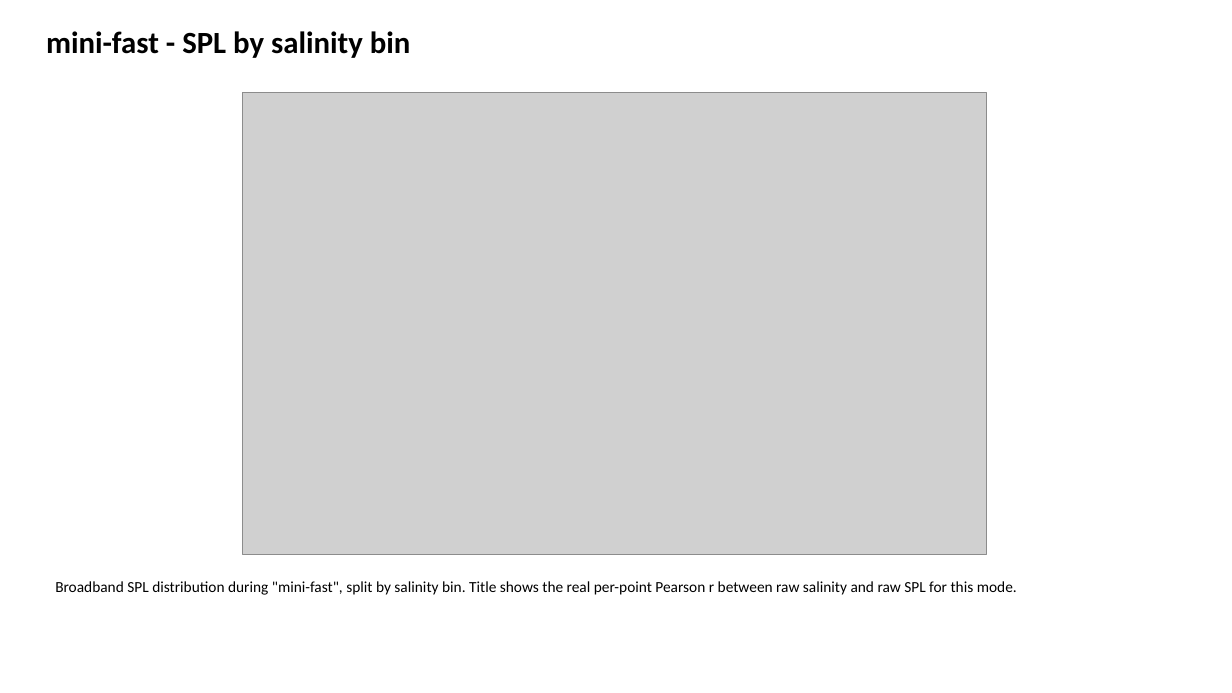
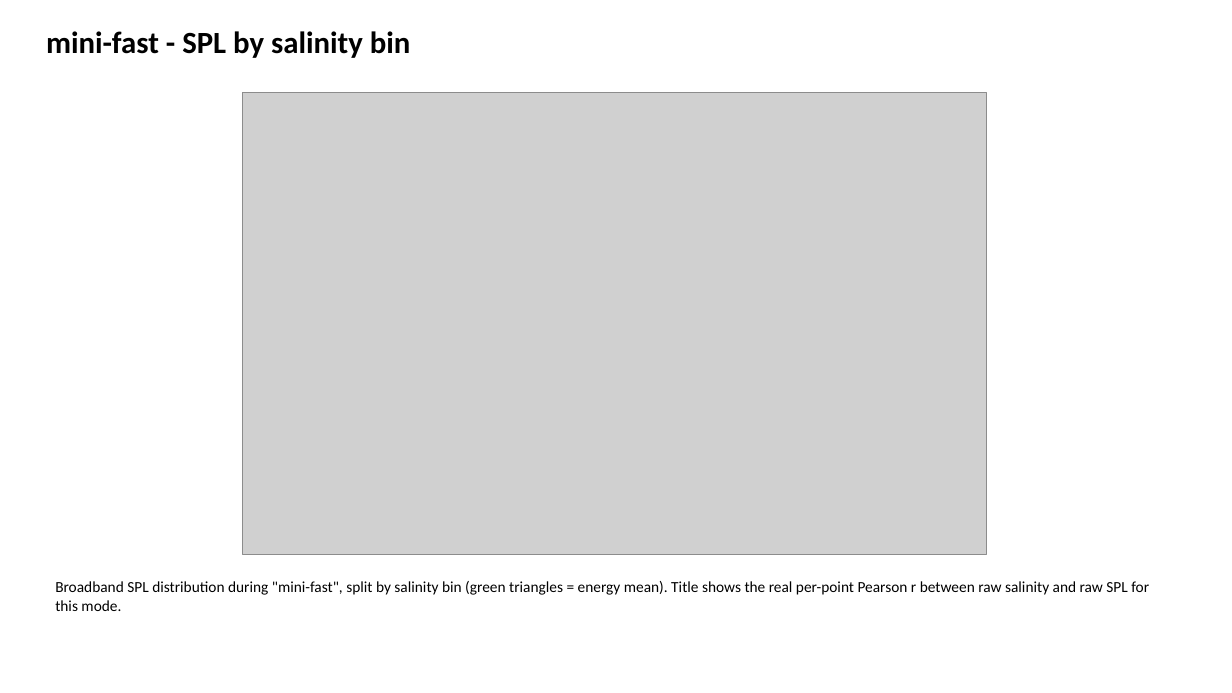
Before and after one commit to NMFS-PAM-Glider/hackathon-shared-repo, a slide deck: slide 136 of noise-fx-calc/noise_analysis_outputs/sg607/sg607_pam_noise_summary.pptx. Drawn at 1232x693 pixels with LibreOffice and Linux fonts; fonts in the diff are those of the drawing; grey boxes stand for pictures. Boxes give left, top, right and bottom in pixels: in the first picture for what was removed or moved away, otherwise in the second. Text is boxed around its words. In the diff, an @@ line names an element or a change of style, - is before the commit and + after.

```diff
--- a/noise-fx-calc/noise_analysis_outputs/sg607/sg607_pam_noise_summary.pptx
+++ b/noise-fx-calc/noise_analysis_outputs/sg607/sg607_pam_noise_summary.pptx
@@ text at box(55, 581, 1149, 611): text changed @@
-Broadband SPL distribution during "mini-fast", split by salinity bin. Title shows the real per-point Pearson r between raw salinity and raw SPL for this mode.
+Broadband SPL distribution during "mini-fast", split by salinity bin (green triangles = energy mean). Title shows the real per-point Pearson r between raw salinity and raw SPL for this mode.
```
Also in this commit, not shown: 129 other slides changed, 4 other files.
